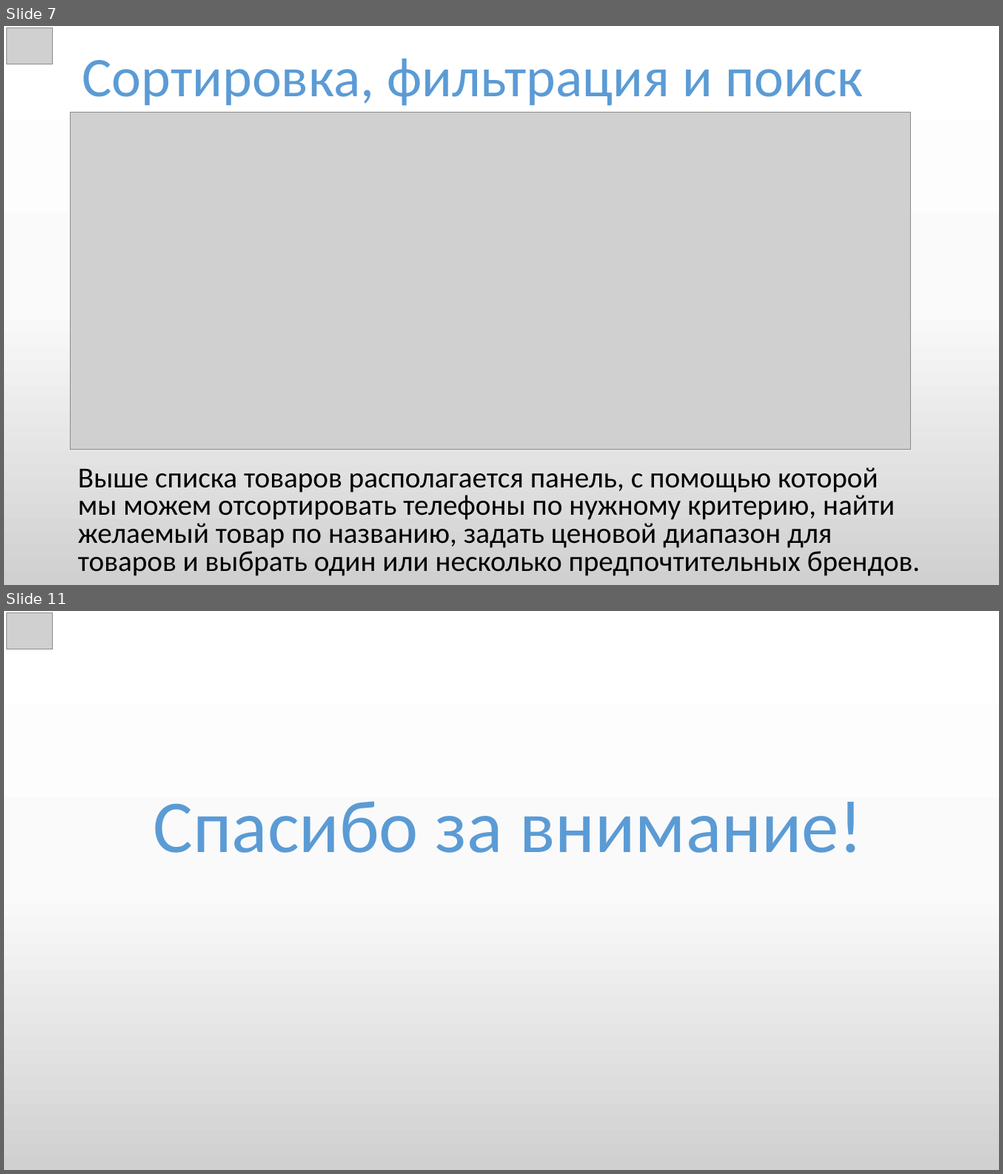
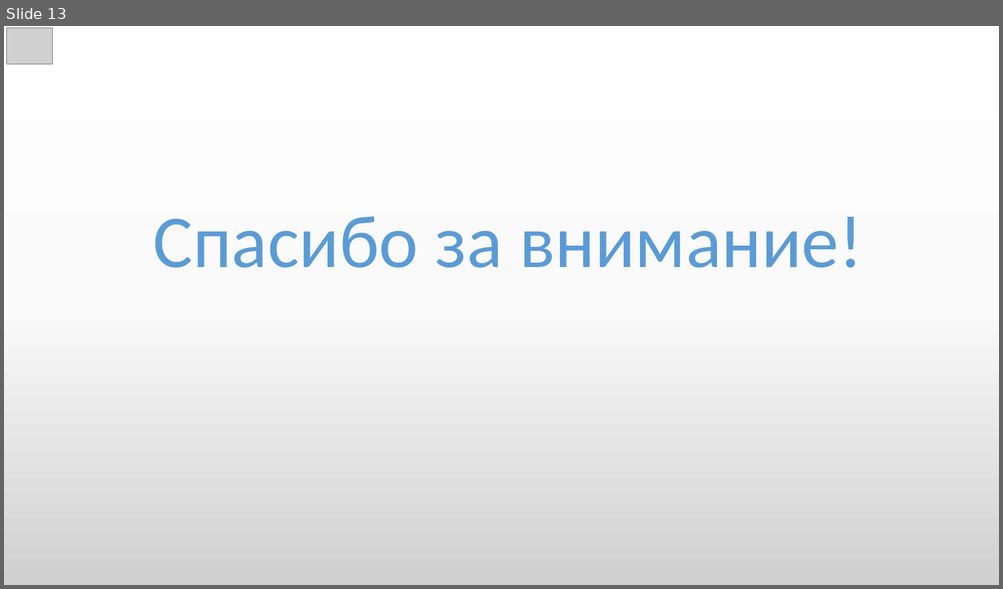
Before and after one commit to alexusievich/DemoProject, a slide deck: Project presentation.pptx. Shown one above the other, each under a label of ours: slides 7 and 11 before the commit, slide 13 after it; the slides between them are not shown. The pictures are 1003x1174 and 1003x589 pixels, drawn with LibreOffice and Linux fonts; fonts in the diff are those of the drawing; grey boxes stand for pictures. Boxes give left, top, right and bottom in pixels: in the first picture for what was removed or moved away, otherwise in the second. Text is boxed around its words. In the diff, an @@ line names an element or a change of style, - is before the commit and + after.

```diff
--- a/Project presentation.pptx
+++ b/Project presentation.pptx
@@ slide 7 removed at [4, 26, 999, 585], background gradient #FFFFFF to #FBFBFB to #D1D1D1 @@
@@ picture removed at [7, 27, 53, 64] @@
@@ text removed at [82, 59, 863, 106] @@
-Сортировка, фильтрация и поиск
@@ picture removed at [71, 113, 910, 450] @@
@@ text removed at [78, 468, 920, 577] @@
-Выше списка товаров располагается панель, с помощью которой мы можем отсортировать телефоны по нужному критерию, найти желаемый товар по названию, задать ценовой диапазон для товаров и выбрать один или несколько предпочтительных брендов.
@@ what was slide 11 is now slide 13 @@
```
Also in this commit, not shown: 9 slides changed, 3 slides added, 3 other files.
